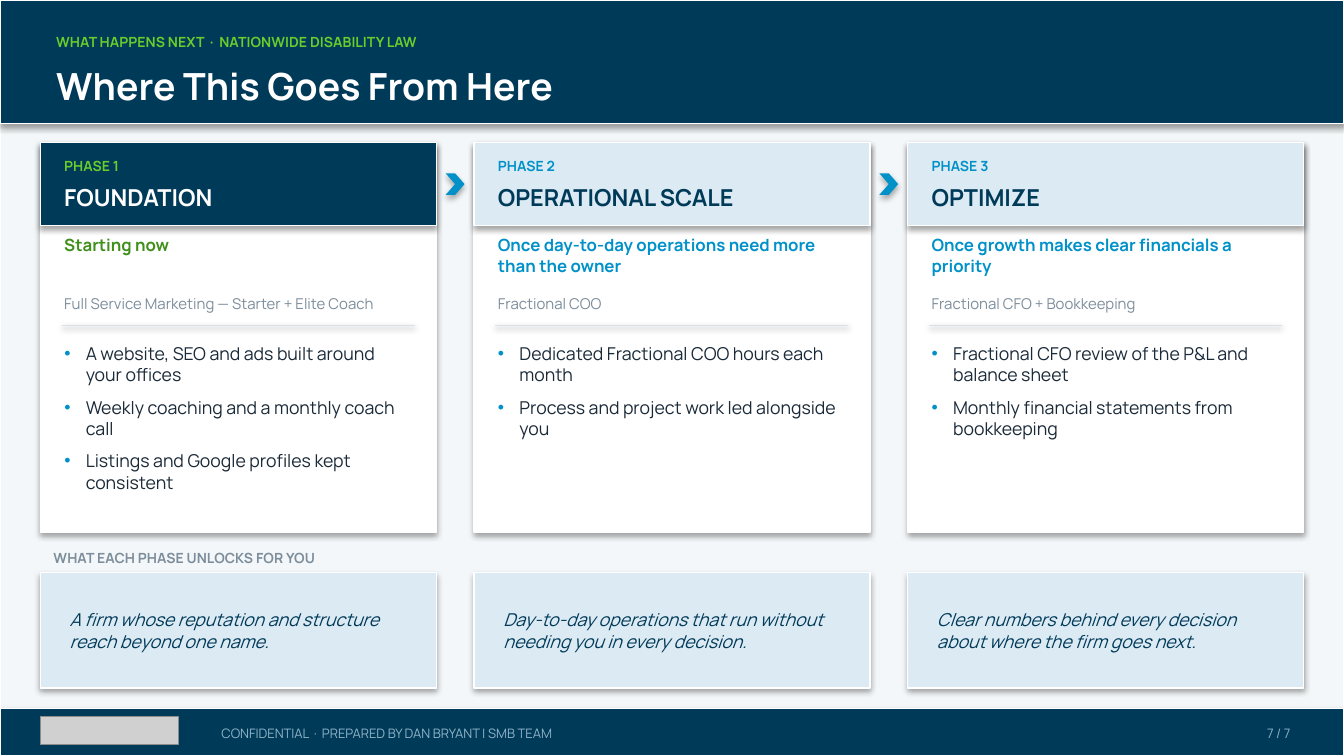
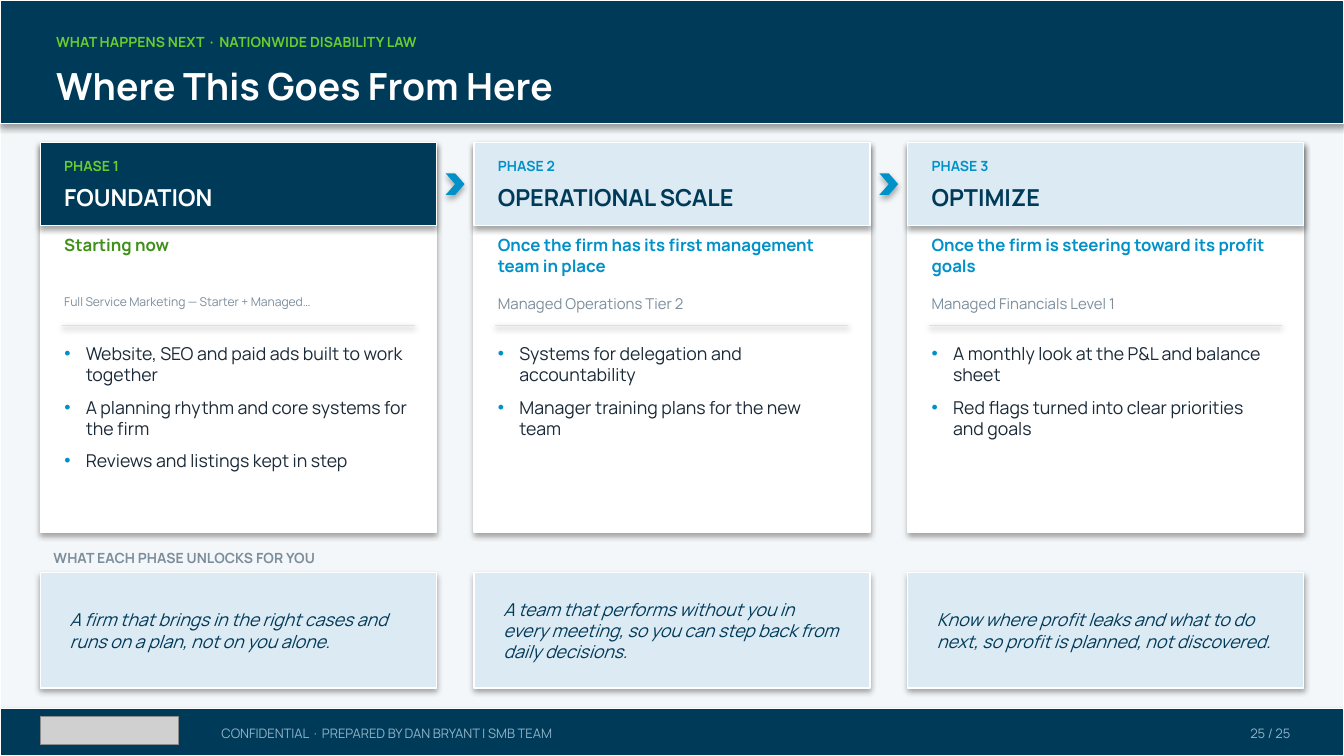
Before and after one commit to SMB-Team-Technology/workwith-smbteam, a slide deck: slide 25 of nationwide-disability-law/Nationwide Disability Law_November 20, 2026_Proposal.pptx (slide 7 before the commit). Drawn at 1344x756 pixels with LibreOffice and Linux fonts; fonts in the diff are those of the drawing; grey boxes stand for pictures. Boxes give left, top, right and bottom in pixels: in the first picture for what was removed or moved away, otherwise in the second. Text is boxed around its words. In the diff, an @@ line names an element or a change of style, - is before the commit and + after.

```diff
--- a/nationwide-disability-law/Nationwide Disability Law_November 20, 2026_Proposal.pptx
+++ b/nationwide-disability-law/Nationwide Disability Law_November 20, 2026_Proposal.pptx
@@ text at [498,238,814,276]: text changed @@
-Once day-to-day operations need more than the owner
+Once the firm has its first management team in place
@@ text at [932,238,1265,277]: text changed @@
-Once growth makes clear financials a priority
+Once the firm is steering toward its profit goals
@@ text at [64,297,311,309]: text changed; size 8 to 6.5 pt @@
-Full Service Marketing — Starter + Elite Coach
+Full Service Marketing — Starter + Managed…
@@ text at [498,298,684,313]: text changed @@
-Fractional COO
+Managed Operations Tier 2
@@ text at [932,298,1115,313]: text changed @@
-Fractional CFO + Bookkeeping
+Managed Financials Level 1
@@ text at [86,347,407,472]: text changed @@
-• A website, SEO and ads built around your offices
-• Weekly coaching and a monthly coach call
-• Listings and Google profiles kept consistent
+• Website, SEO and paid ads built to work together
+• A planning rhythm and core systems for the firm
+• Reviews and listings kept in step
@@ text at [519,347,801,436]: text changed @@
-• Dedicated Fractional COO hours each month
-• Process and project work led alongside you
+• Systems for delegation and accountability
+• Manager training plans for the new team
@@ text at [953,347,1261,440]: text changed @@
-• Fractional CFO review of the P&L and balance sheet
-• Monthly financial statements from bookkeeping
+• A monthly look at the P&L and balance sheet
+• Red flags turned into clear priorities and goals
@@ text at [70,613,388,653]: text changed @@
-A firm whose reputation and structure reach beyond one name.
+A firm that brings in the right cases and runs on a plan, not on you alone.
@@ text at [503,603,838,663]: text changed @@
-Day-to-day operations that run without needing you in every decision.
+A team that performs without you in every meeting, so you can step back from daily decisions.
@@ text at [937,613,1271,653]: text changed @@
-Clear numbers behind every decision about where the firm goes next.
+Know where profit leaks and what to do next, so profit is planned, not discovered.
@@ text at [1250,728,1290,738]: text changed @@
-7 / 7
+25 / 25
```
Also in this commit, not shown: 5 other slides changed, 18 slides added, 1 other file.
